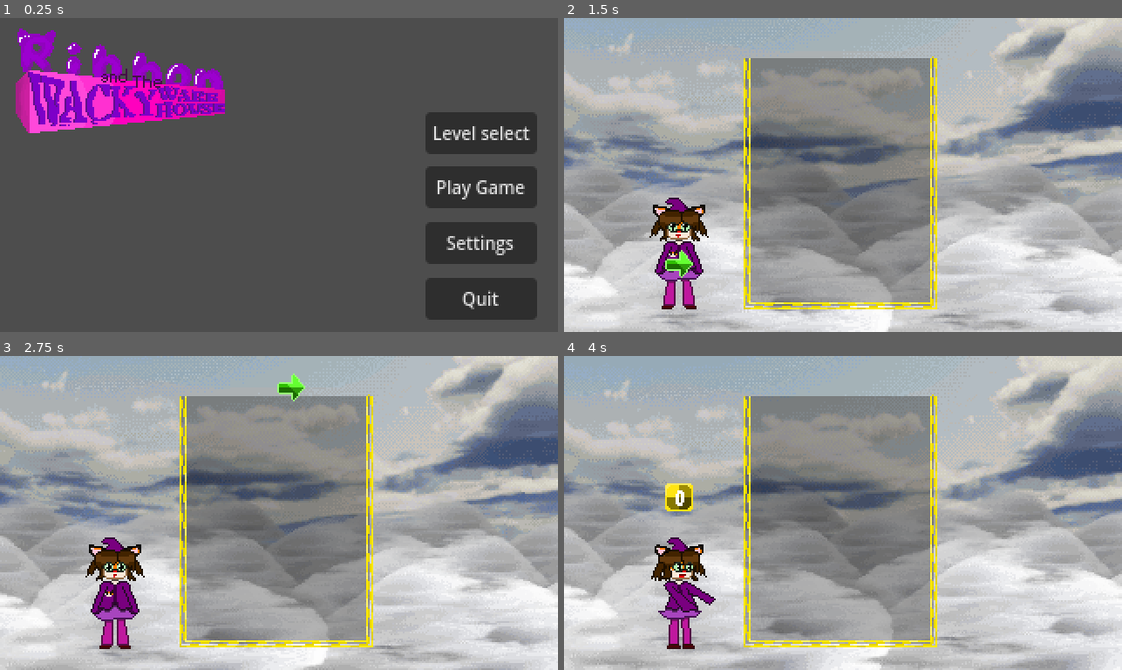
Above: before the commit, frames 1-4 (two rows, left to right).
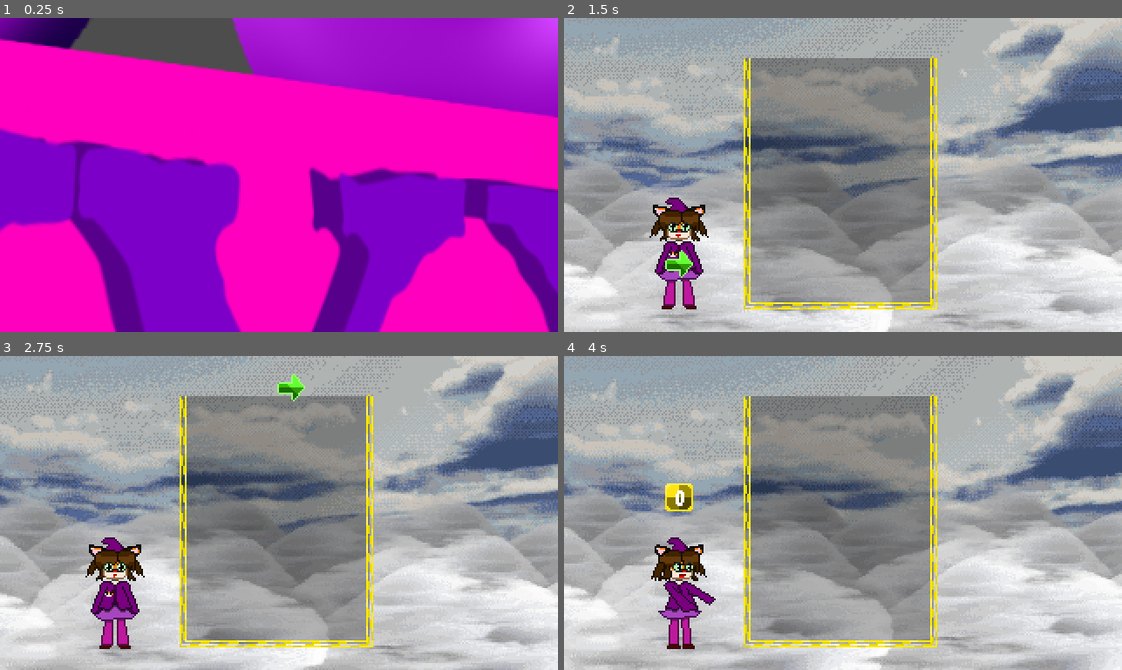
Above: after the commit, the same moments.

Repository: HuskyGameDev/2025f-team2
Game: Godot game, scene res://Scenes/TestScenes/MainMenu.tscn
Same seed, same stepped clock (60 frames per second), same inputs: the game is played once before the commit and once after it.
Inputs:
- Up to frame 1 (0.25 s): no input
- Up to frame 2 (1.5 s): click "Play Game" at 0.5 s; hold Right (right) from 1.28 s (still down); hold Z (release) from 1.28 s (still down)
- Up to frame 3 (2.75 s): tap R (reroll) at 1.55, 2.1 s; release Right (right) at 2.03 s; release Z (release) at 2.03 s; hold Down (down) from 2.03 s (still down); tap Z (release) at 2.3 s
- Up to frame 4 (4 s): release Down (down) at 2.78 s; hold Right (right) 2.78-3.53 s; hold Z (release) 2.78-3.53 s; tap R (reroll) at 3.05, 3.6 s; hold Up (up) from 3.53 s (still down); tap Z (release) at 3.8 s

The runs differ from the first frame. In frame 1, 95% of the frame differs, in the area x 0-100%, y 0-100%; in frame 2, 9.7%; in frame 3, 9.1%; in frame 4, 9.4%.

Commit message:
World Map Part 1

Diff:
--- a/Scenes/BackgroundAssets/cloud_background.tscn
+++ b/Scenes/BackgroundAssets/cloud_background.tscn
@@ -20,10 +20,10 @@
 shader = ExtResource("4_suvg2")
 shader_parameter/render_noise = false
 shader_parameter/noise_texture = SubResource("NoiseTexture2D_bs1rv")
-shader_parameter/amplitude = 0.18
-shader_parameter/time_scale = 0.01
+shader_parameter/amplitude = 0.3
+shader_parameter/time_scale = 0.02
 shader_parameter/noise_scale = 0.001
-shader_parameter/rotation_strength = 1.0
+shader_parameter/rotation_strength = 0.9
 shader_parameter/rotation_pivot = Vector2(0.5, 1)
 
 [node name="Background" type="Node2D"]
--- /dev/null
+++ b/Scenes/WorldMap/worldMap.tscn
@@ -0,0 +1,82 @@
+[gd_scene load_steps=11 format=3 uid="uid://b2qdkwusiac2o"]
+
+[ext_resource type="Texture2D" uid="uid://hwva5lkvd4l0" path="res://Artwork/WorldMap/WorldMap.png" id="1_kayuu"]
+[ext_resource type="Script" uid="uid://s6ygxocbd3wc" path="res://Scripts/WorldMap/WorldMapCamera.gd" id="2_rk2xb"]
+[ext_resource type="Texture2D" uid="uid://blbrknw3u5qjo" path="res://Artwork/WorldMap/WorldCloud.png" id="3_2ry0s"]
+[ext_resource type="Texture2D" uid="uid://b6nqrwth8c0lr" path="res://Artwork/WorldMap/worldMapPing.png" id="3_ujvki"]
+
+[sub_resource type="Environment" id="Environment_kayuu"]
+background_mode = 1
+background_color = Color(0.113725, 0.45098, 1, 1)
+ambient_light_source = 2
+ambient_light_color = Color(1, 1, 1, 1)
+reflected_light_source = 1
+fog_enabled = true
+fog_mode = 1
+fog_light_color = Color(0.133333, 0.415686, 1, 1)
+fog_density = 1.0
+fog_depth_curve = 7.20993
+fog_depth_begin = 0.5
+fog_depth_end = 7.0
+
+[sub_resource type="StandardMaterial3D" id="StandardMaterial3D_rk2xb"]
+albedo_texture = ExtResource("1_kayuu")
+texture_filter = 0
+
+[sub_resource type="PlaneMesh" id="PlaneMesh_2ry0s"]
+size = Vector2(29, 29)
+
+[sub_resource type="StandardMaterial3D" id="StandardMaterial3D_ujvki"]
+transparency = 1
+shading_mode = 0
+albedo_texture = ExtResource("3_2ry0s")
+texture_filter = 0
+texture_repeat = false
+
+[sub_resource type="PlaneMesh" id="PlaneMesh_ggnbf"]
+size = Vector2(6.563, 3.75)
+
+[sub_resource type="StandardMaterial3D" id="StandardMaterial3D_2ry0s"]
+transparency = 1
+shading_mode = 0
+albedo_color = Color(0, 0, 0, 0.317647)
+albedo_texture = ExtResource("3_2ry0s")
+texture_filter = 0
+texture_repeat = false
+
+[node name="World" type="Node3D"]
+
+[node name="WorldEnvironment" type="WorldEnvironment" parent="."]
+environment = SubResource("Environment_kayuu")
+
+[node name="WorldPlane" type="MeshInstance3D" parent="."]
+material_override = SubResource("StandardMaterial3D_rk2xb")
+mesh = SubResource("PlaneMesh_2ry0s")
+
+[node name="Camera3D" type="Camera3D" parent="."]
+transform = Transform3D(1, 0, 0, 0, 0.67816, 0.734915, 0, -0.734915, 0.67816, -4.695, 3.375, -0.555)
+far = 20.0
+script = ExtResource("2_rk2xb")
+
+[node name="DirectionalLight3D" type="DirectionalLight3D" parent="."]
+transform = Transform3D(1, 0, 0, 0, 0.440848, 0.897582, 0, -0.897582, 0.440848, 0, 1.08371, 0)
+light_volumetric_fog_energy = 0.0
+
+[node name="Point" type="Sprite3D" parent="."]
+transform = Transform3D(1, 0, 0, 0, 0.707107, 0.707107, 0, -0.707107, 0.707107, -6.73163, 3.21327, -8.54845)
+pixel_size = 0.066
+billboard = 1
+texture_filter = 0
+render_priority = 1
+texture = ExtResource("3_ujvki")
+
+[node name="Cloud" type="MeshInstance3D" parent="."]
+transform = Transform3D(1, 0, 0, 0, 1, 0, 0, 0, 1, -6.54338, 3.10958, -8.26654)
+material_override = SubResource("StandardMaterial3D_ujvki")
+mesh = SubResource("PlaneMesh_ggnbf")
+
+[node name="Cloud2" type="MeshInstance3D" parent="Cloud"]
+transform = Transform3D(1, 0, 0, 0, 1, 0, 0, 0, 1, 0, -3.10154, 0)
+material_override = SubResource("StandardMaterial3D_2ry0s")
+mesh = SubResource("PlaneMesh_ggnbf")
+skeleton = NodePath("../..")
--- /dev/null
+++ b/Scripts/WorldMap/WorldMapCamera.gd
@@ -0,0 +1,15 @@
+extends Camera3D
+
+var speed : float = 10.0
+
+var target_camera_position : Vector3
+
+func _ready() -> void:
+	target_camera_position = position
+
+func _process(delta: float) -> void:
+	var moveVector = Vector2(Input.get_axis("left", "right"), Input.get_axis("up", "down")) * delta * speed
+	var distanceVector = Input.get_axis("release", "reroll") * delta * speed
+	target_camera_position += Vector3(moveVector.x, distanceVector, moveVector.y)
+
+	position =  position.lerp(target_camera_position, 15*delta)
Binary file changed: Artwork/Backgrounds/SkyBG.aseprite
Binary file changed: Artwork/Backgrounds/SkyBG.png
Binary file changed: Artwork/UI/ProtoLogo.png
Binary file added: Artwork/WorldMap/WorldCloud.aseprite
Binary file added: Artwork/WorldMap/WorldCloud.png
Not shown, added: Artwork/WorldMap/WorldCloud.png.import
Binary file added: Artwork/WorldMap/WorldMap.aseprite
Binary file added: Artwork/WorldMap/WorldMap.png
Not shown, added: Artwork/WorldMap/WorldMap.png.import
Binary file added: Artwork/WorldMap/worldMapPing.aseprite
Binary file added: Artwork/WorldMap/worldMapPing.png
Not shown, added: Artwork/WorldMap/worldMapPing.png.import
(and 1 more such lines)
